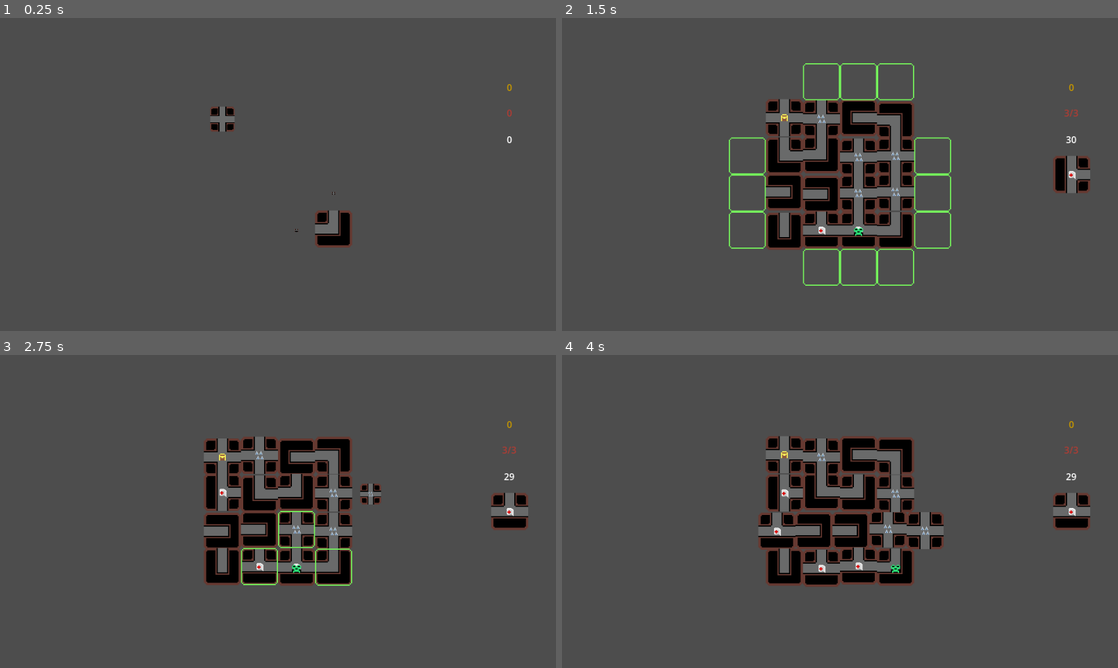
Above: before the commit, frames 1-4 (two rows, left to right).
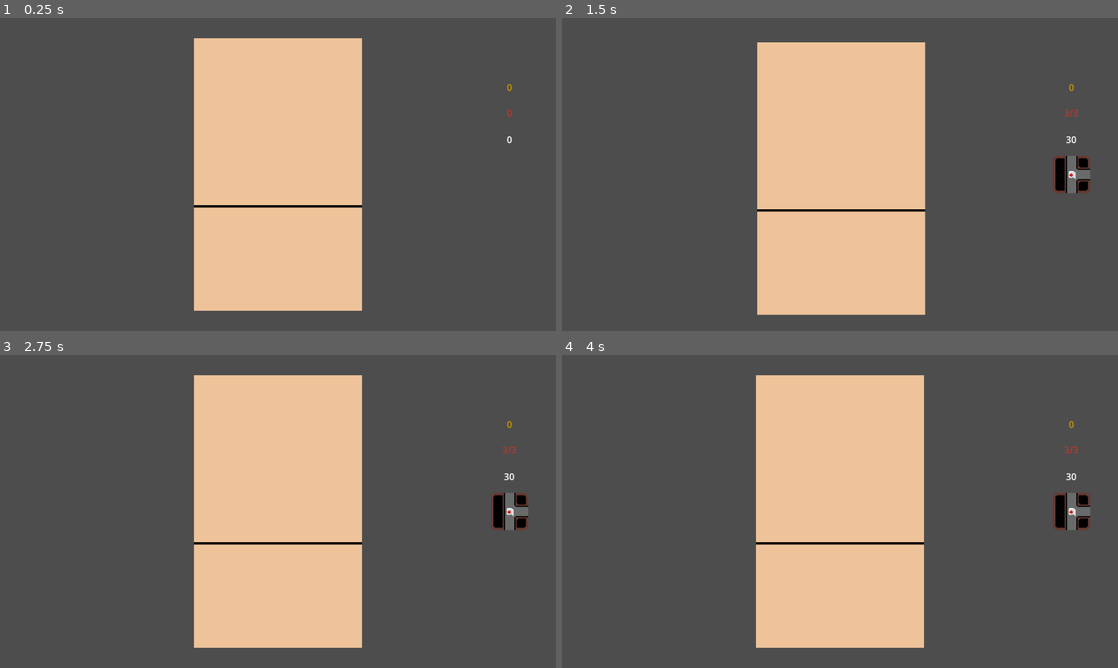
Above: after the commit, the same moments.

Repository: kalasherr/skycastle
Game: Godot game, scene res://scenes/game_scene.tscn
Two runs of this game, one before a commit and one after it. Both use one fixed random seed, a clock stepped at 60 frames per second and the inputs below.
Inputs (mouse positions are in pixels of both pictures, inside the frame that each line leads up to):
- Up to frame 1 (0.25 s): no input
- Up to frame 2 (1.5 s): click (840, 174) at 0.52 s; click (856, 230) at 1.27 s
- Up to frame 3 (2.75 s): click (183, 492) at 2.02 s
- Up to frame 4 (4 s): click (895, 567) at 2.77 s; click (745, 530) at 3.52 s

The runs differ from the first frame. In frame 1, 26% of the frame differs, in the area x 34-66%, y 6-94%; in frame 2, 27%; in frame 3, 27%; in frame 4, 27%, in the area x 34-94%, y 6-94%.

Commit message:
card manager

Diff:
--- a/scenes/card.tscn
+++ b/scenes/card.tscn
@@ -3,4 +3,5 @@
 [ext_resource type="Script" uid="uid://1lrcp2ihnfx3" path="res://scripts/card.gd" id="1_d81rb"]
 
 [node name="Card" type="Node2D"]
+z_index = 1
 script = ExtResource("1_d81rb")
--- /dev/null
+++ b/scenes/card_manager.tscn
@@ -0,0 +1,3 @@
+[gd_scene format=3 uid="uid://brm4wyhobxawy"]
+
+[node name="CardManager" type="Node2D"]
--- a/scenes/effect.tscn
+++ b/scenes/effect.tscn
@@ -1,6 +1,6 @@
 [gd_scene load_steps=2 format=3 uid="uid://criikosayb07u"]
 
-[ext_resource type="Script" path="res://scripts/effect.gd" id="1_75f6q"]
+[ext_resource type="Script" uid="uid://d0usnce3x1l5o" path="res://scripts/effects/effect.gd" id="1_75f6q"]
 
 [node name="Effect" type="Node2D"]
 script = ExtResource("1_75f6q")
--- a/scenes/effects/bandage_effect.tscn
+++ b/scenes/effects/bandage_effect.tscn
@@ -1,7 +1,7 @@
 [gd_scene load_steps=3 format=3 uid="uid://6rhyssu7kp1y"]
 
 [ext_resource type="Script" uid="uid://lji0aei53n5" path="res://scripts/effects/bandage_effect.gd" id="1_m567g"]
-[ext_resource type="Texture2D" uid="uid://b2wbtienljawv" path="res://sprites/Effects/bandage_effect.png" id="2_sneve"]
+[ext_resource type="Texture2D" uid="uid://b2wbtienljawv" path="res://sprites/effects/bandage_effect.png" id="2_sneve"]
 
 [node name="BandageEffect" type="Node2D"]
 script = ExtResource("1_m567g")
--- a/scenes/effects/coin_effect.tscn
+++ b/scenes/effects/coin_effect.tscn
@@ -1,7 +1,7 @@
 [gd_scene load_steps=3 format=3 uid="uid://c4nuhxjip60pp"]
 
 [ext_resource type="Script" uid="uid://cqvjf4uov4gsq" path="res://scripts/effects/coin_effect.gd" id="1_gyo7b"]
-[ext_resource type="Texture2D" uid="uid://b2jx01h5j4uve" path="res://sprites/Effects/coin_effect.png" id="2_vhljp"]
+[ext_resource type="Texture2D" uid="uid://b2jx01h5j4uve" path="res://sprites/effects/coin_effect.png" id="2_vhljp"]
 
 [node name="CoinEffect" type="Node2D"]
 script = ExtResource("1_gyo7b")
--- a/scenes/effects/crown_effect.tscn
+++ b/scenes/effects/crown_effect.tscn
@@ -1,7 +1,7 @@
 [gd_scene load_steps=3 format=3 uid="uid://dft54i23yv7l7"]
 
 [ext_resource type="Script" uid="uid://blrlkoqpf8kan" path="res://scripts/effects/crown_effect.gd" id="1_bxidd"]
-[ext_resource type="Texture2D" uid="uid://dgamsi4dewxpw" path="res://sprites/Effects/crown_effect.png" id="2_yx7y7"]
+[ext_resource type="Texture2D" uid="uid://dgamsi4dewxpw" path="res://sprites/effects/crown_effect.png" id="2_yx7y7"]
 
 [node name="CrownEffect" type="Node2D"]
 script = ExtResource("1_bxidd")
--- a/scenes/effects/spikes_effect.tscn
+++ b/scenes/effects/spikes_effect.tscn
@@ -1,7 +1,7 @@
 [gd_scene load_steps=3 format=3 uid="uid://civl1ngrr4y8s"]
 
 [ext_resource type="Script" uid="uid://8fs37i4va15p" path="res://scripts/effects/spikes_effect.gd" id="1_3dsk4"]
-[ext_resource type="Texture2D" uid="uid://bxs7yyhimks32" path="res://sprites/Effects/spikes_effect.png" id="2_idiim"]
+[ext_resource type="Texture2D" uid="uid://bxs7yyhimks32" path="res://sprites/effects/spikes_effect.png" id="2_idiim"]
 
 [node name="SpikesEffect" type="Node2D"]
 script = ExtResource("1_3dsk4")
--- a/scenes/game_scene.tscn
+++ b/scenes/game_scene.tscn
@@ -1,6 +1,7 @@
-[gd_scene load_steps=2 format=3 uid="uid://rp5vdyk62ni3"]
+[gd_scene load_steps=3 format=3 uid="uid://rp5vdyk62ni3"]
 
 [ext_resource type="Script" uid="uid://b2fcitgajuuic" path="res://scripts/game_scene.gd" id="1_w5aja"]
+[ext_resource type="PackedScene" uid="uid://myaiaeaisodu" path="res://scenes/card.tscn" id="2_onqr8"]
 
 [node name="GameScene" type="Node2D"]
 texture_filter = 3
@@ -44,4 +45,10 @@
 horizontal_alignment = 1
 vertical_alignment = 1
 
+[node name="CardManager" type="Node2D" parent="Camera"]
+
+[node name="Cards" type="Node2D" parent="Camera/CardManager"]
+
+[node name="Card" parent="Camera/CardManager/Cards" instance=ExtResource("2_onqr8")]
+
 [node name="TileMoves" type="Node2D" parent="."]
--- a/scripts/base_tile.gd
+++ b/scripts/base_tile.gd
@@ -157,4 +157,4 @@
 	return false
 
 func get_player_offset():
-	return Vector2(0,2)
+	return Vector2.ZERO
--- a/scripts/card.gd
+++ b/scripts/card.gd
@@ -26,6 +26,7 @@
 func add_button():
 	var button = TextureButton.new()
 	button.name = "Button"
+	button.mouse_filter = Control.MOUSE_FILTER_PASS
 	button.texture_click_mask = load("res://sprites/cards/card_bitmap.png")
 	button.position = - card_size / 2
 	add_child(button)
@@ -52,13 +53,11 @@
 	sprite_tree.add_child(sprite)
 
 func check_hover():
-
 	var found = false
 	for child in get_children():
 		if child.name == "Button":
 			found = true
 	if found:
 		if get_node("Button").is_hovered():
-			print(1)
 			return true
 	return false
--- /dev/null
+++ b/scripts/card_manager.gd
@@ -0,0 +1,7 @@
+extends Node2D
+
+class_name CardManager
+
+func init():
+	for i in range(0,3):
+		var card = Card.new()
--- a/scripts/game_scene.gd
+++ b/scripts/game_scene.gd
@@ -204,7 +204,7 @@
 			update_next_tile(tile.get_sprite()[0], tile.get_sprite()[1], effects)
 	else:
 		camera.get_node("NextTile").texture = null
-		for effect in camera.get_node("NextTile").get_children():
+		for effect in camera.get_node("NextTile/Effects").get_children():
 			effect.queue_free()
 		camera.get_node("DeckLeft").text = str(0)
 		restart_game()
@@ -491,7 +491,7 @@
 		var tile_space = Vector2(100,100)
 
 		for i in range(0, deck_to_show.size()):
-			var tile = current_deck[i]
+			var tile = deck_to_show[i]
 			var sprite = Sprite2D.new()
 			sprite.z_index = 1
 			sprite.texture = tile.get_sprite()[0]
Not shown, added: scripts/card_manager.gd.uid
